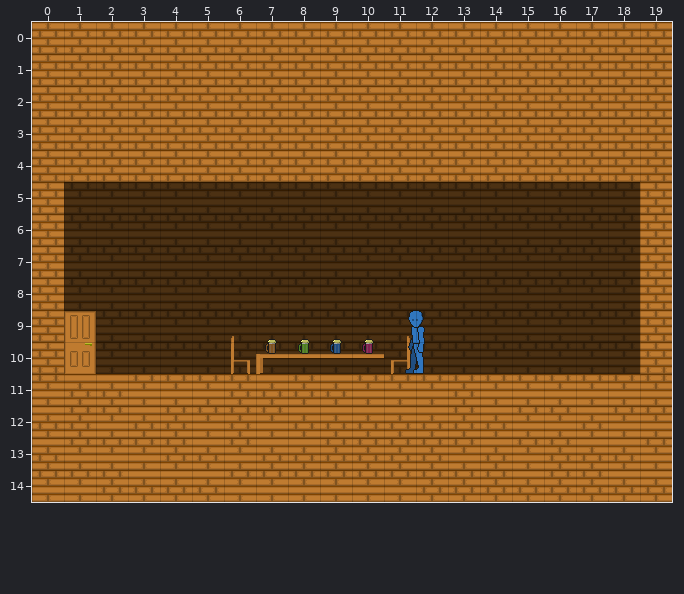
Tiled map, stored at map/potionselect.tmx. The first picture shows the starting point.
Cells are 32x32 px. Shown: x 0..19, y 0..14.
After the commit:
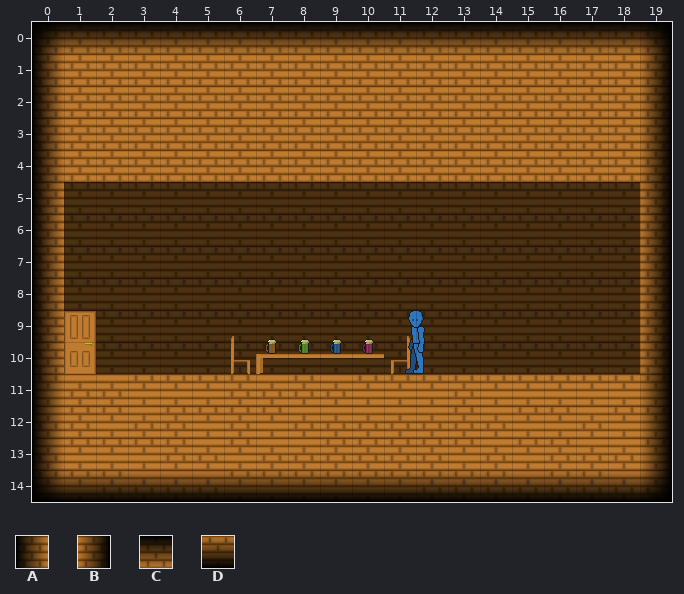
Key: from "fade": A 0, B 1, C 2, D 3.
_ is an empty cell.
Tiles of an added or newly shown layer are drawn over the layers below it.
See-through tiles are keyed as they look on the map.
Change:
Layer "fadelr" (added):
y 0..14: x 0 _ -> A; x 19 _ -> B
Layer "fadeud" (added):
y 0: x 0..19 ____________________ -> CCCCCCCCCCCCCCCCCCCC
y 14: x 0..19 ____________________ -> DDDDDDDDDDDDDDDDDDDD
Changed places in both pictures, as pixel boxes (x1, y1, x2, y2):
added: (32, 22, 672, 502)
